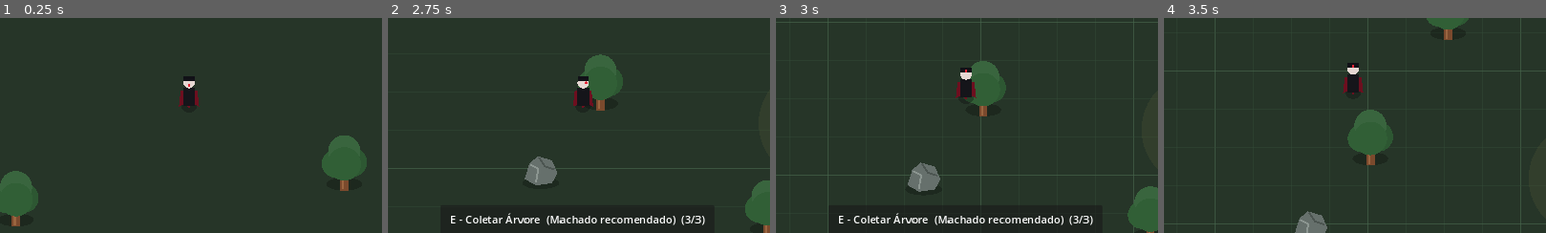
Above: before the commit, frames 1-4 (left to right).
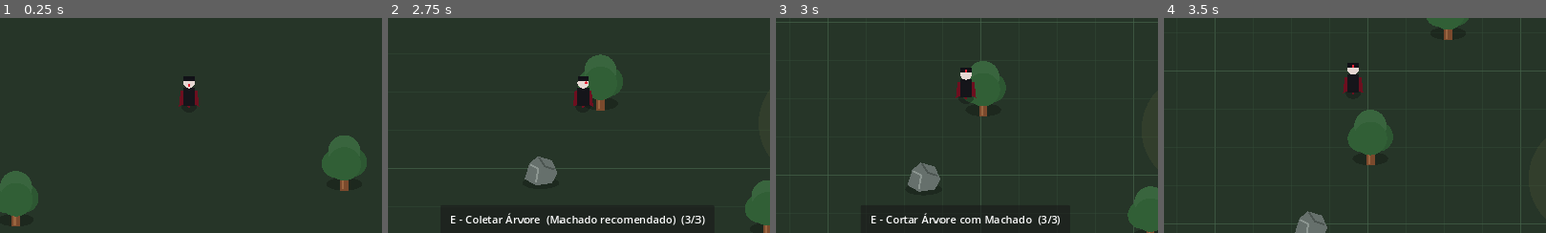
Above: after the commit, the same moments.

Repository: janduyankiingles-ops/Fantasy-Sandbox
Game: Godot game, scene res://scenes/main.tscn
The game is run twice, just before and just after one commit, with the same random seed, the same clock (stepped at 60 frames per second) and the same inputs.
Inputs:
- Up to frame 1 (0.25 s): no input
- Up to frame 2 (2.75 s): tap Enter at 0.5 s; hold D 0.53-1.28 s; tap I at 0.6, 1.25 s; tap Space at 0.77, 1.52 s; hold S 1.28-2.03 s; tap 1 at 1.35 s; hold D from 2.03 s (still down); tap 2 at 2.1 s
- Up to frame 3 (3 s): release D at 2.78 s; hold W from 2.78 s (still down); tap 3 at 2.85 s
- Up to frame 4 (3.5 s): keep holding W; tap Space at 3.02 s
The pictures show only the part of the screen within x 25-75%, y 32-82%; the shares and areas given below are measured in that part.

Frames 1-2 are identical in both runs. In frame 3, 1.4% of the frame differs, in the area x 16-84%, y 90-97%; in frame 4, nothing differs.

Commit message:
v0.0.5: send hotbar selection to player tools

Diff:
--- a/scripts/main.gd
+++ b/scripts/main.gd
@@ -41,6 +41,7 @@
 
 		if selected_slot >= 0:
 			hotbar_ui.call("select_slot", selected_slot)
+			player.call("set_selected_hotbar_slot", selected_slot)
 			get_viewport().set_input_as_handled()
 
 func _process(_delta: float) -> void:
